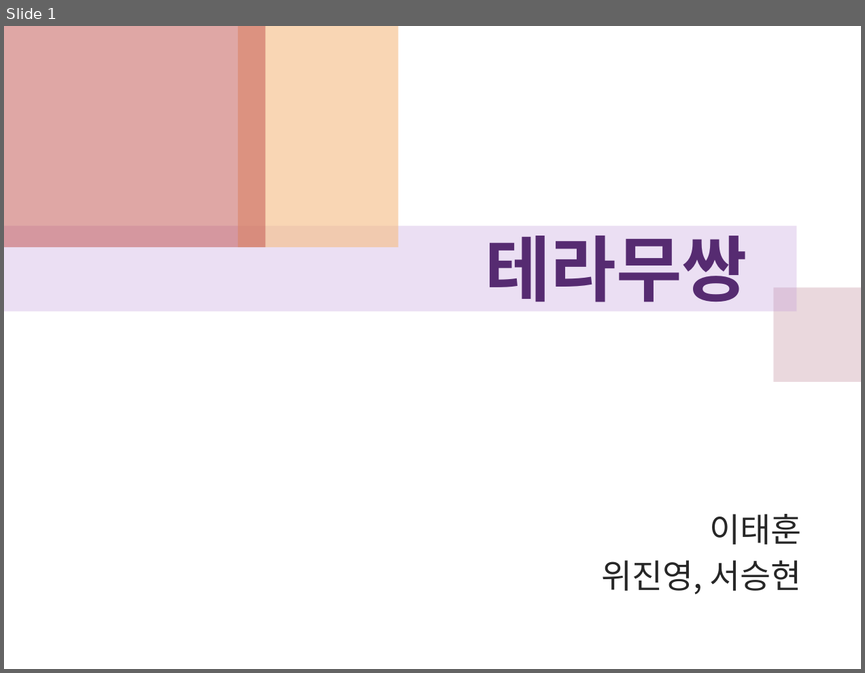
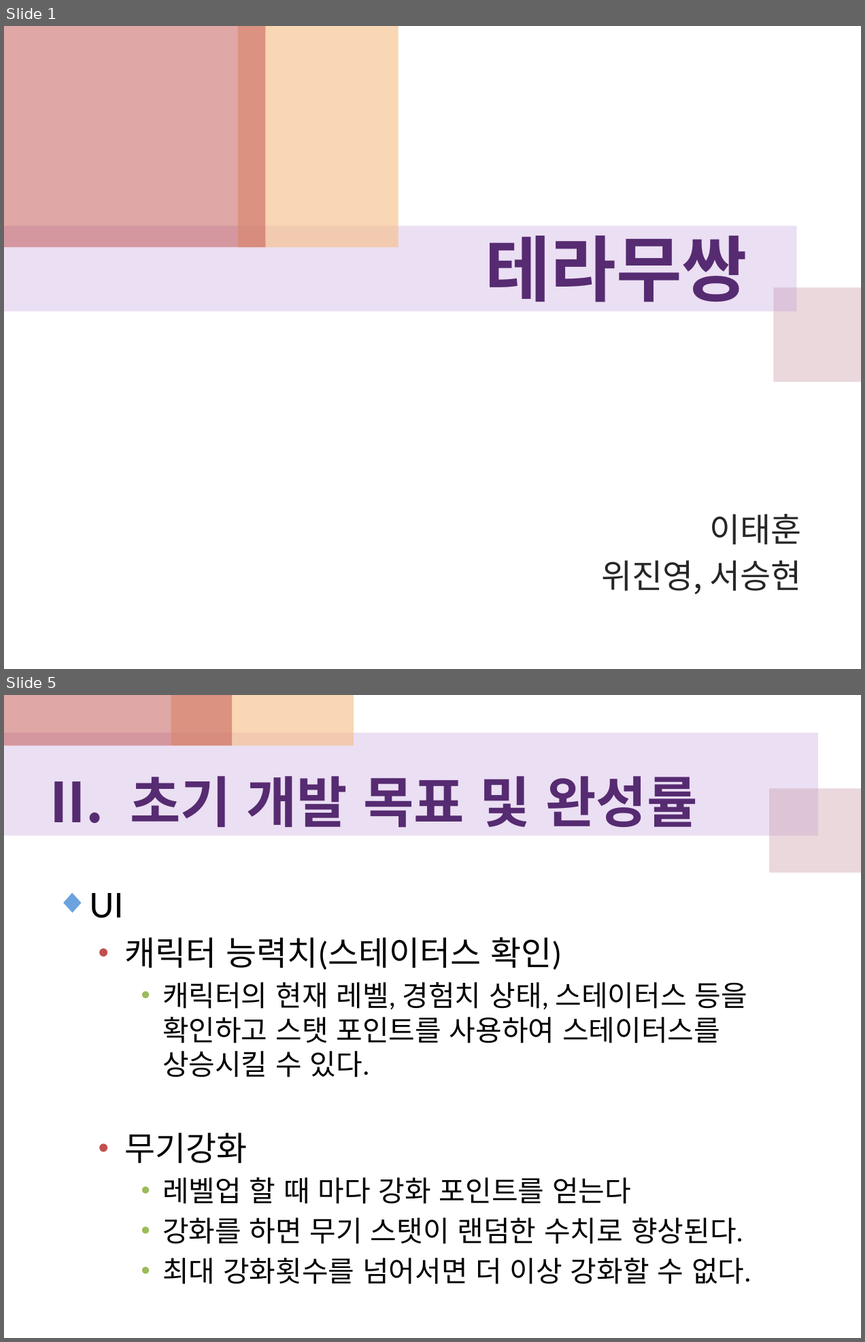
Before and after one commit to WiJYng/SGA_DirectxTeam, a slide deck: 중간보고서/테라무쌍_최종보고.pptx. Shown one above the other, each under a label of ours: slide 1 before the commit, slides 1 and 5 after it; the slides between them are not shown. The pictures are 865x673 and 865x1342 pixels, drawn with LibreOffice and Linux fonts; fonts in the diff are those of the drawing. Boxes give left, top, right and bottom in pixels: in the first picture for what was removed or moved away, otherwise in the second. Text is boxed around its words. In the diff, an @@ line names an element or a change of style, - is before the commit and + after.

```diff
--- a/중간보고서/테라무쌍_최종보고.pptx
+++ b/중간보고서/테라무쌍_최종보고.pptx
@@ slide 5 added at (x1=4, y1=695, x2=861, y2=1338), background #FFFFFF @@
@@ rectangle added at (x1=4, y1=695, x2=232, y2=745), fill #C0504D at 50% opacity @@
@@ rectangle added at (x1=171, y1=695, x2=354, y2=745), fill #F5BC83 at 60% opacity @@
@@ rectangle added at (x1=4, y1=732, x2=818, y2=836), fill #BF98D8 at 30% opacity @@
@@ text added at (x1=130, y1=776, x2=697, y2=827), 46.2 pt, text #562B71, bold @@
+II. 초기 개발 목표 및 완성률
@@ rectangle added at (x1=769, y1=788, x2=861, y2=872), fill #CC9EAC at 40% opacity @@
@@ text added at (x1=90, y1=893, x2=751, y2=1284), 24 pt, text #000000 @@
+◆ UI
+  • 캐릭터 능력치(스테이터스 확인)
+    • 캐릭터의 현재 레벨, 경험치 상태, 스테이터스 등을 확인하고 스탯 포인트를 사용하여 스테이터스를 상승시킬 수 있다.
+  • 무기강화
+    • 레벨업 할 때 마다 강화 포인트를 얻는다
+    • 강화를 하면 무기 스탯이 랜덤한 수치로 향상된다.
+    • 최대 강화횟수를 넘어서면 더 이상 강화할 수 없다.
```
Also in this commit, not shown: 14 slides changed, 8 other slides added, 2 other files.
